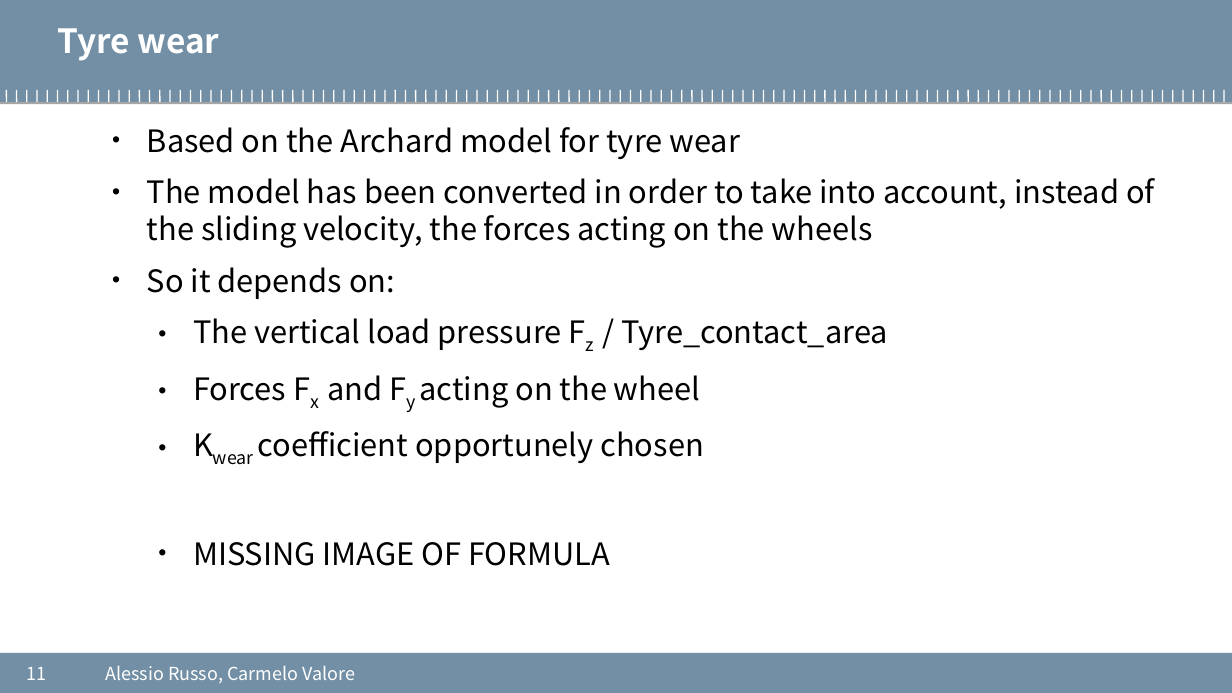
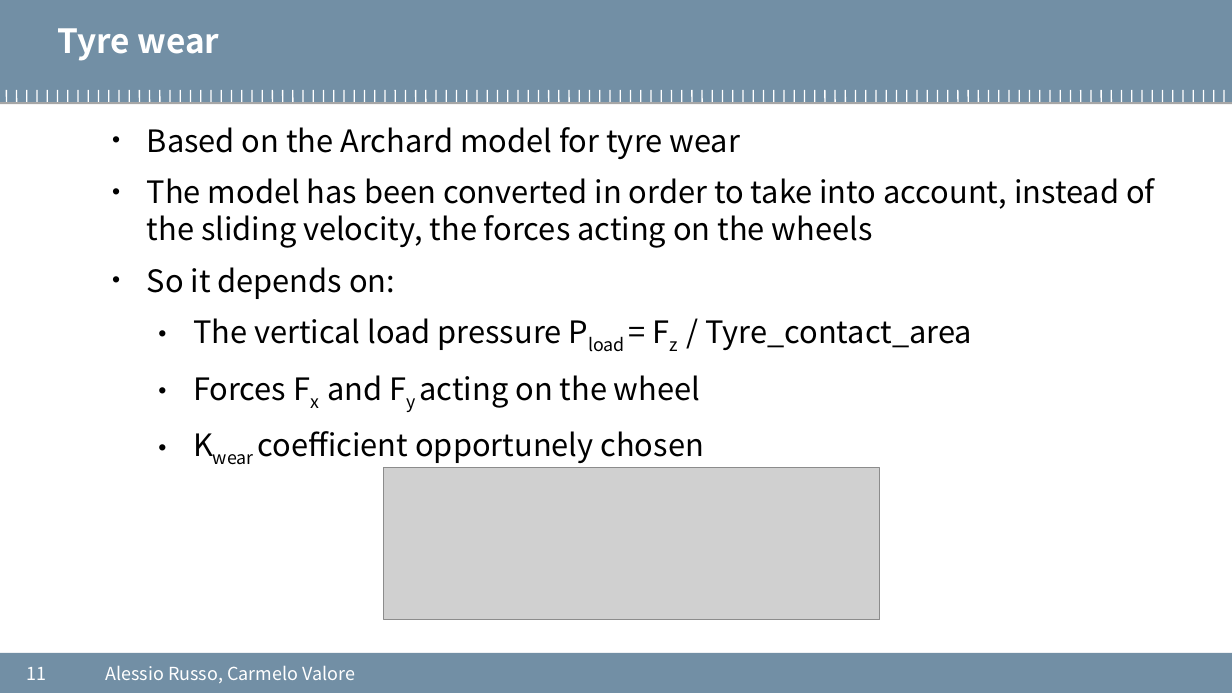
Before and after one commit to cvalore/mida2-project, a slide deck: slide 11 of presentations/20200916_meeting8.pptx. Drawn at 1232x693 pixels with LibreOffice and Linux fonts; fonts in the diff are those of the drawing; grey boxes stand for pictures; background and template pictures are left out. Boxes give left, top, right and bottom in pixels: in the first picture for what was removed or moved away, otherwise in the second. Text is boxed around its words. In the diff, an @@ line names an element or a change of style, - is before the commit and + after.

```diff
--- a/presentations/20200916_meeting8.pptx
+++ b/presentations/20200916_meeting8.pptx
@@ text at <box>193,318,972,350</box>: text changed @@
-    • The vertical load pressure Fz / Tyre_contact_area
+    • The vertical load pressure Pload = Fz / Tyre_contact_area
@@ picture added at <box>384,468,880,620</box> @@
@@ text at <box>193,542,610,566</box>: paragraph removed @@
-    • MISSING IMAGE OF FORMULA
```
Also in this commit, not shown: 9 other slides changed, 7 slides added, 16 other files.
